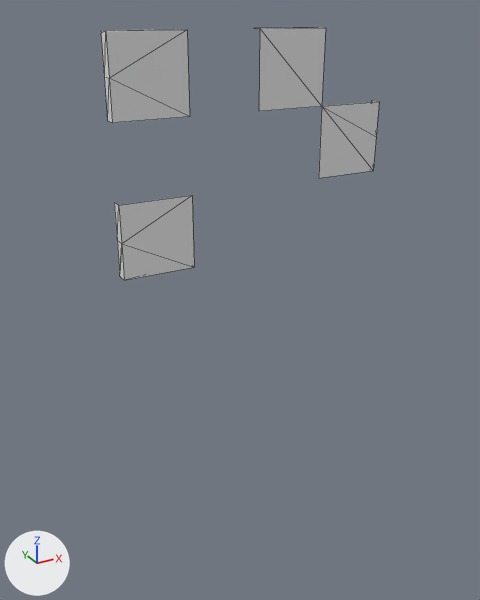
A saved change to the OBJ model models/meshes/visual/robocon2026_3.obj.
Before and after are seen from a 50 mm camera at (-5.06, -9.5, 5.11) aimed at (0.25, 0.13, 0.29). Lighting does not change. The marker at lower left points along +X, +Y and +Z. Mesh edges are drawn as thin lines. Where no turn or scale is listed for an object, it has been applied to the vertices. Vertices at the same position are counted once.

The older version as bpy lines, for what is in view:
```python
me_robocon2026_3 = bpy.data.meshes.new('robocon2026_3')
me_robocon2026_3.from_pydata(...)  # 33 vertices, 31 faces; spans x -1.99..2.81, y -0.2..0.0, z 1.23..4.83
me_robocon2026_3.materials.append(mat_stair_green_001)  # white #e7e7e7
ob_robocon2026_3 = bpy.data.objects.new('robocon2026_3', me_robocon2026_3)
ob_robocon2026_3.location = (0.0, 0.0, 0.0)
```
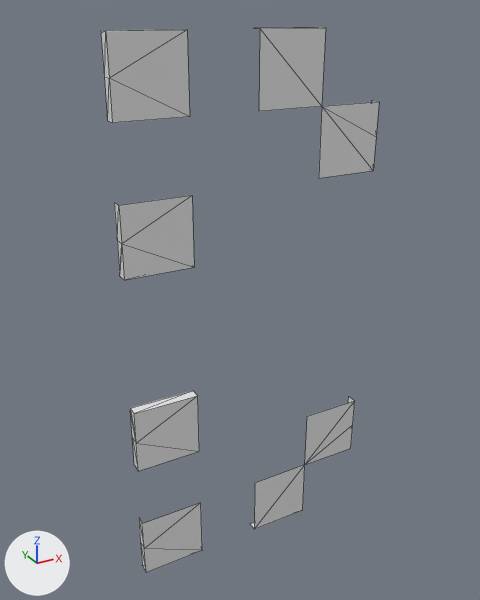
The newer file is also turned or shifted as a whole; pictures and numbers use the older file's frame.

The change, as a diff of the scene's bpy script:
```diff
--- a/models/meshes/visual/robocon2026_3.obj.py
+++ b/models/meshes/visual/robocon2026_3.obj.py
@@ me_robocon2026_3 @@
 me_robocon2026_3.from_pydata(...)  # 33 vertices, 31 faces; spans x -1.99..2.81, y -0.2..0.0, z 1.23..4.83
 # used by ob_robocon2026_3; location = (0.0, 0.0, 0.0)
-me_robocon2026_3.materials.append(mat_stair_green_001)  # white #e7e7e7
+# me_robocon2026_3 part 1: the loose piece of 13 vertices spanning x 0.41..2.81, y -0.2..0.0, z 2.43..4.83 is copied, and the copy is mirrored in z about the mesh origin; it spans x 0.4..2.8, y -0.2..0.0, z -4.82..-2.42
+# me_robocon2026_3 part 2: the loose piece of 10 vertices spanning x -1.99..-0.79, y -0.2..0.0, z 3.63..4.83 is copied, and the copy is mirrored in z about the mesh origin; it spans x -2.0..-0.8, y -0.2..0.0, z -4.82..-3.62
+# me_robocon2026_3 part 3: the loose piece of 10 vertices spanning x -1.99..-0.79, y -0.2..0.0, z 1.23..2.43 is copied, and the copy is mirrored in z about the mesh origin; it spans x -2.0..-0.8, y -0.2..0.0, z -2.42..-1.22
```

Location of each change, [x1, y1, x2, y2] in pixels of the pictures (480 x 600 px):
'robocon2026_3', reshaped (115% taller): before [101, 27, 379, 280]; after [101, 27, 379, 572]
part 1 of me_robocon2026_3, added: after [250, 397, 355, 529]
part 2 of me_robocon2026_3, added: after [139, 503, 202, 572]
part 3 of me_robocon2026_3, added: after [130, 391, 199, 471]
